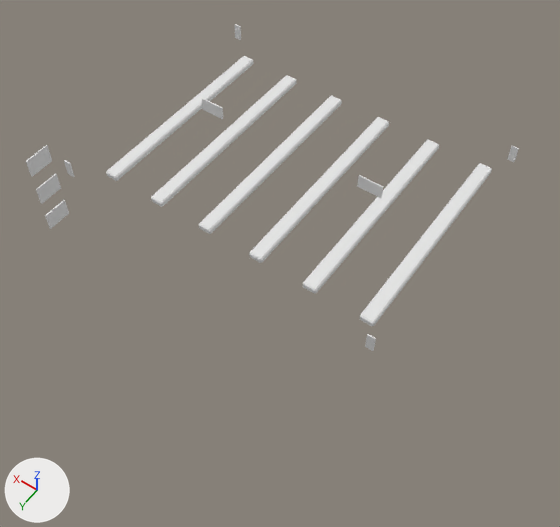
The OBJ model src/main/resources/assets/stonedew/models/block/catalog/tent_4_emission.obj: old version first, new version second.
One viewpoint serves both versions: a 50 mm lens placed at (-0.15, 1.02, 3.93), pointed at (1.03, -0.63, 1.33). Every picture has the same lights, and +X, +Y and +Z are marked at lower left. The older version comes first. Materials are left out; every surface is plain grey. Where no turn or scale is listed for an object, it has been applied to the vertices.

Objects in the first picture: 'model'.
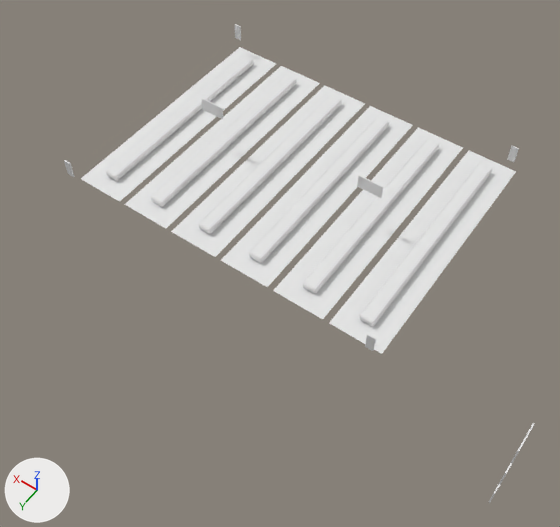
Pixel boxes (x1, y1, x2, y2) of what changed, in the pictures (560 x 527 px; the box of a moved part takes in the faces that stretch with it):
'model', reshaped (46% taller)
    before: (26, 24, 519, 351)
    after: (64, 24, 535, 503)
part 1 of me_model, moved or reshaped
    before: (45, 200, 69, 229)
    after: (489, 484, 500, 503)
part 2 of me_model, moved or reshaped
    before: (36, 173, 61, 204)
    after: (499, 450, 518, 484)
part 3 of me_model, moved or reshaped
    before: (26, 145, 52, 177)
    after: (511, 423, 535, 463)
part 4 of me_model, added
    after: (81, 47, 516, 354)

The edits, one by one:
me_model is used by ob_model.
Verts and faces of me_model; kept vertices keep their numbers, new ones are numbered from 268.
me_model had 268 vertices, 250 faces and spanned x 0.37..2.29, y -1.3..-0.23, z 0.94..1.94.
me_model now has 292 vertices, 256 faces and spans x -0.16..1.76, y -1.34..-0.23, z 0.94..1.94.
me_model part 1: the loose piece of 12 vertices spanning x 2.28..2.29, y -0.52..-0.39, z 0.94..1.04 is moved by (-2.44, 0.0, 0.0).
me_model part 2: the loose piece of 8 vertices spanning x 2.28..2.29, y -0.52..-0.39, z 1.12..1.23 is moved by (-2.44, 0.0, 0.0).
me_model part 3: the loose piece of 8 vertices spanning x 2.28..2.29, y -0.52..-0.39, z 1.31..1.41 is moved by (-2.44, 0.0, 0.0).
Part 4, on me_model:
New vertex 268 is at (1.55, -1.34, 1.69), pixel (276, 63).
New vertex 269 is at (1.55, -0.29, 1.69), pixel (119, 201).
New vertex 270 is at (1.31, -1.34, 1.69), pixel (320, 83).
New vertex 271 is at (1.31, -0.29, 1.69), pixel (166, 228).
New vertex 272 is at (1.08, -1.34, 1.69), pixel (365, 103).
New vertex 273 is at (1.08, -0.29, 1.69), pixel (215, 257).
New vertex 274 is at (0.84, -1.34, 1.69), pixel (413, 125).
New vertex 275 is at (0.84, -0.29, 1.69), pixel (267, 287).
New vertex 276 is at (0.6, -1.34, 1.69), pixel (463, 147).
New vertex 277 is at (0.6, -0.29, 1.69), pixel (322, 319).
New vertex 278 is at (0.36, -1.34, 1.69), pixel (516, 171).
New vertex 279 is at (0.36, -0.29, 1.69), pixel (381, 353).
New vertices 280 to 291 stand at vertices 268 to 279, in that order, plus (0.21, 0.0, 0.0).
New faces: (268, 269, 281, 280), (270, 282, 283, 271), (272, 273, 285, 284), (274, 286, 287, 275), (276, 277, 289, 288), (278, 290, 291, 279).
